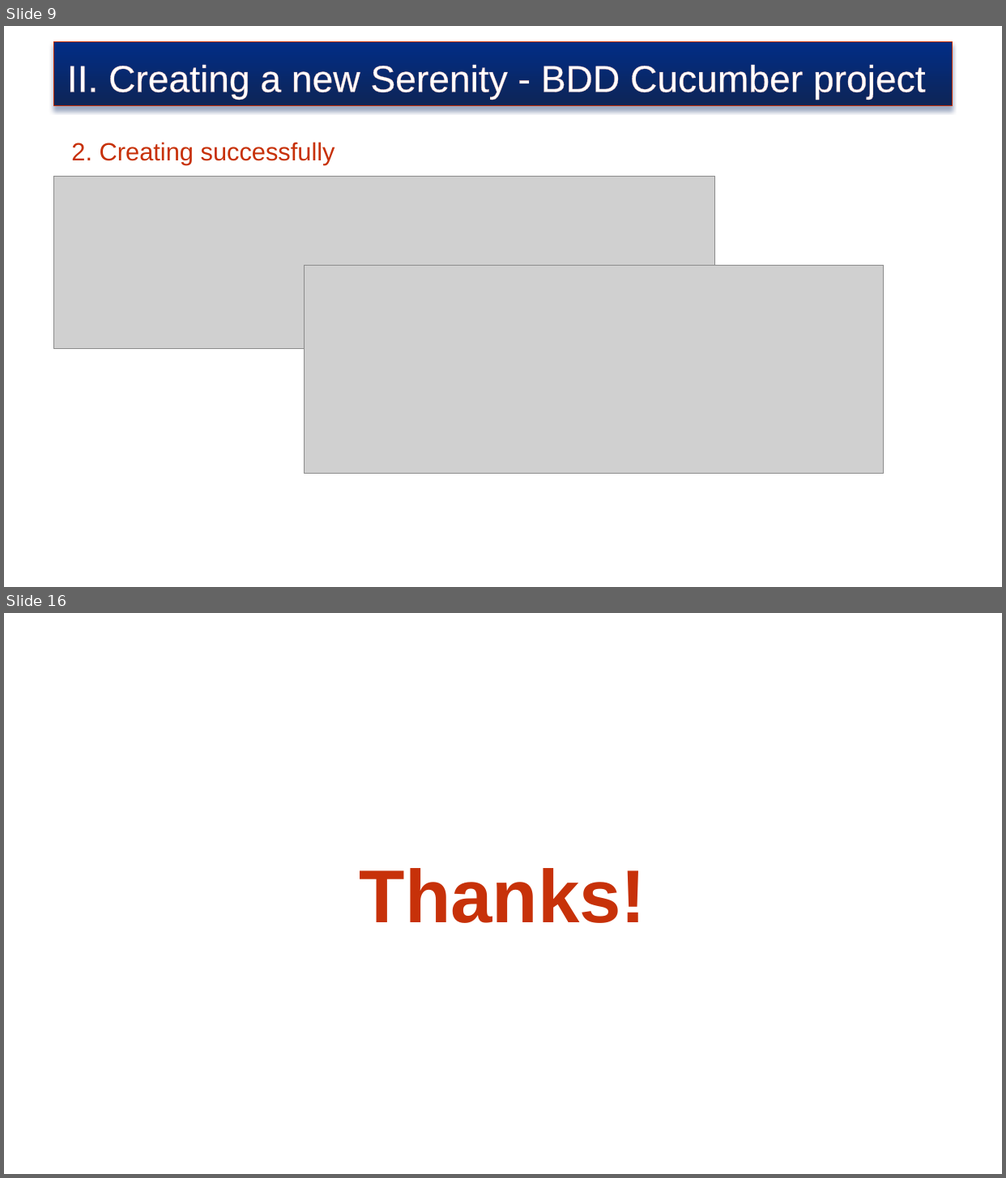
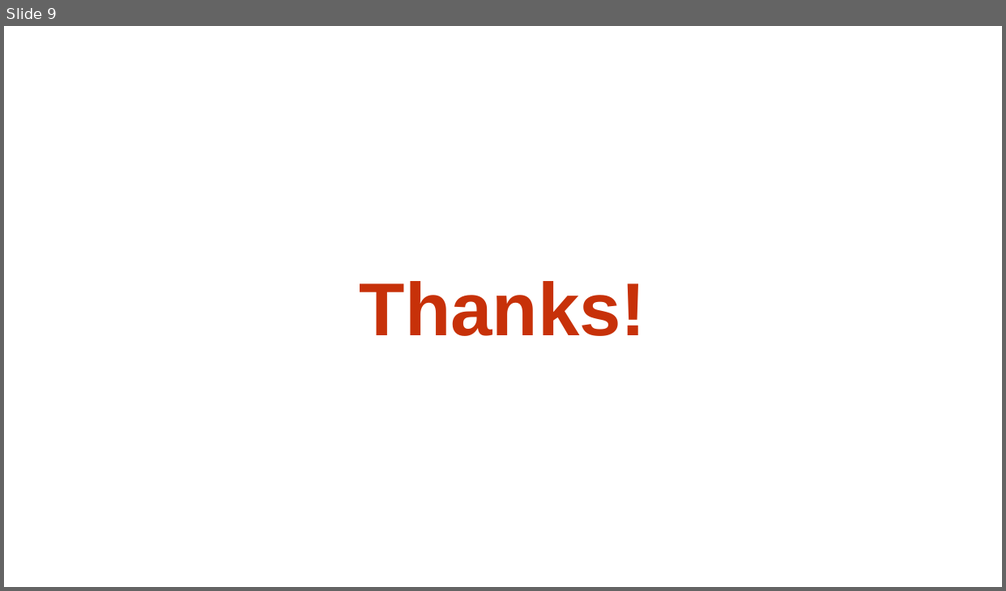
Before and after one commit to truyenkv/sharing, a slide deck: Sharing.pptx. Shown one above the other, each under a label of ours: slides 9 and 16 before the commit, slide 9 after it; the slides between them are not shown. The pictures are 1006x1178 and 1006x591 pixels, drawn with LibreOffice and Linux fonts; fonts in the diff are those of the drawing; grey boxes stand for pictures; background and template pictures are left out. Boxes give left, top, right and bottom in pixels: in the first picture for what was removed or moved away, otherwise in the second. Text is boxed around its words. In the diff, an @@ line names an element or a change of style, - is before the commit and + after.

```diff
--- a/Sharing.pptx
+++ b/Sharing.pptx
@@ slide 9 removed at [4,26,1002,587], background picture (left out) @@
@@ rectangle removed at [54,41,953,106] @@
-II. Creating a new Serenity - BDD Cucumber project
@@ text removed at [71,142,335,165] @@
-2. Creating successfully
@@ picture removed at [54,177,715,348] @@
@@ picture removed at [305,266,884,474] @@
@@ what was slide 16 is now slide 9 @@
```
Also in this commit, not shown: 4 slides changed, 4 slides added, 10 other slides removed.
